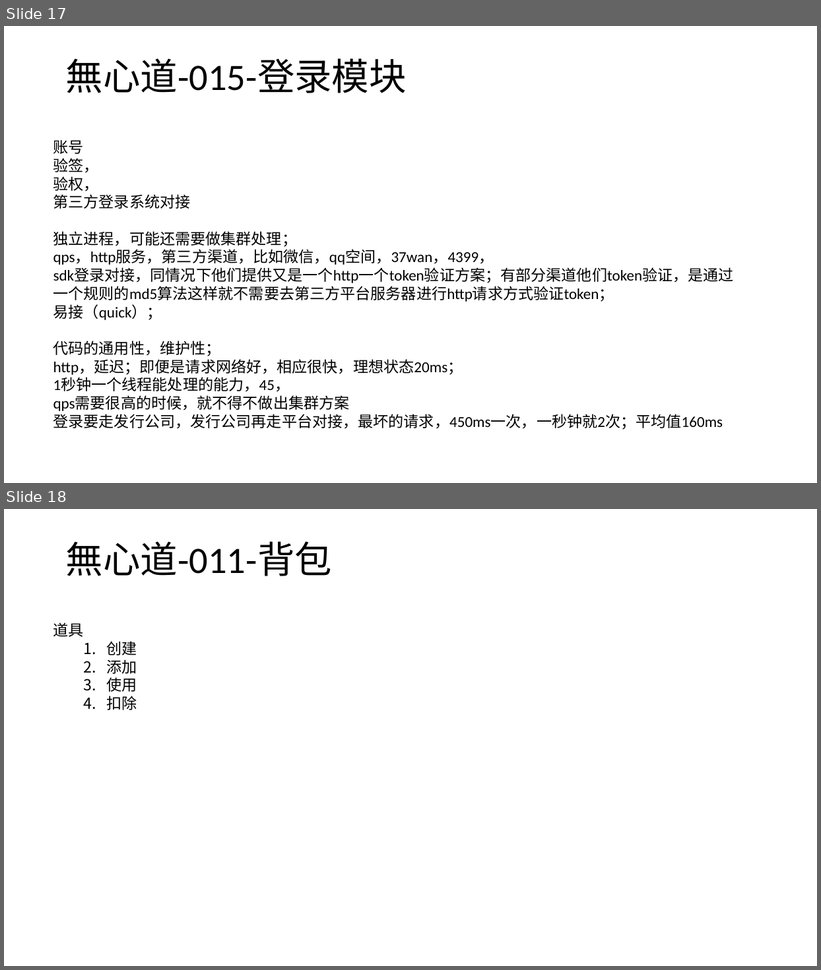
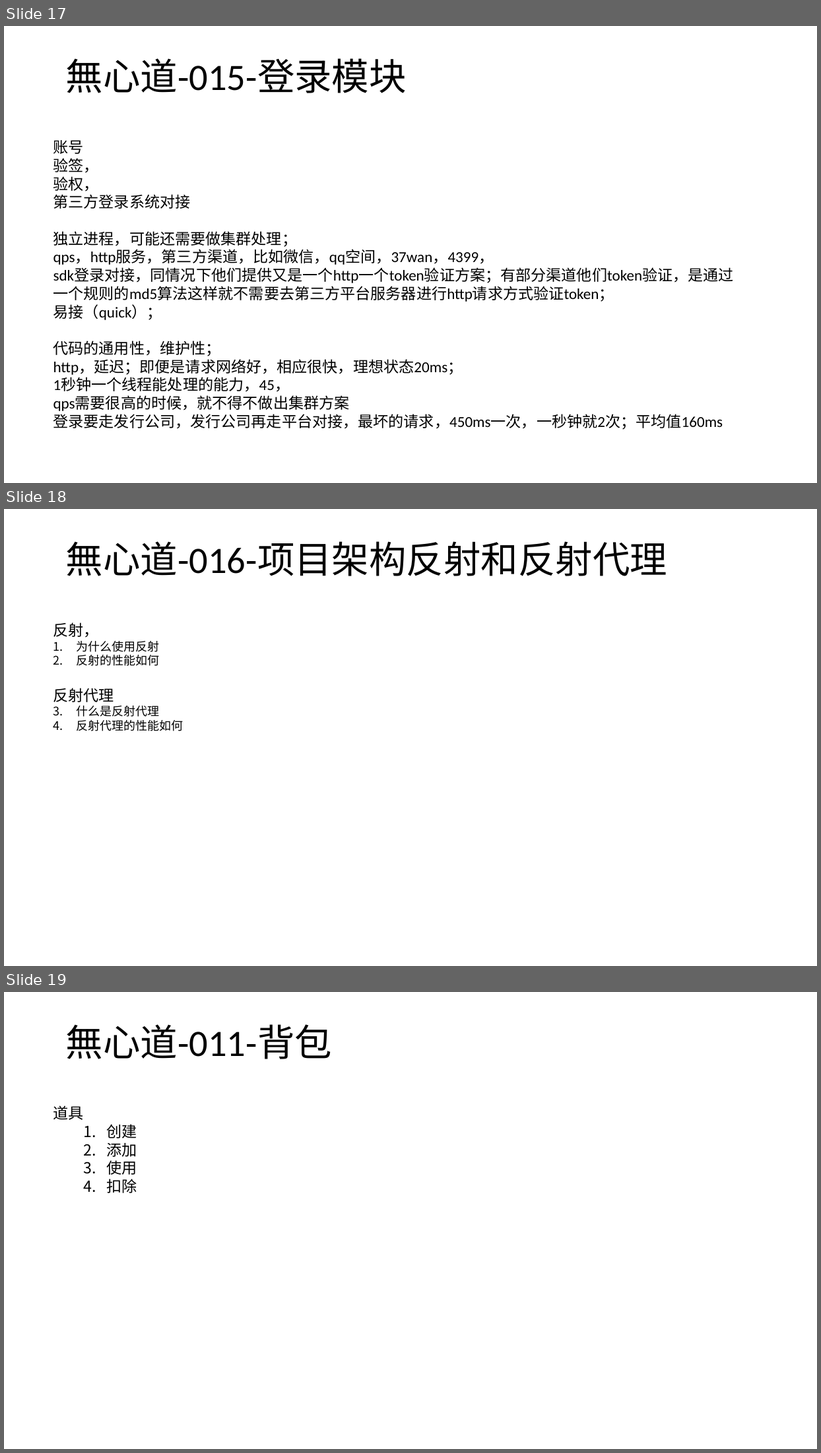
Before and after one commit to wxd-gaming/wxdgaming.spring.boot, a slide deck: 無心道快速开发演示文稿.pptx. Shown one above the other, each under a label of ours: slides 17 and 18 before the commit, slides 17, 18 and 19 after it. The pictures are 821x970 and 821x1453 pixels, drawn with LibreOffice and Linux fonts; fonts in the diff are those of the drawing. Boxes give left, top, right and bottom in pixels: in the first picture for what was removed or moved away, otherwise in the second. Text is boxed around its words. In the diff, an @@ line names an element or a change of style, - is before the commit and + after.

Commit message:
【优化】反射

```diff
--- a/無心道快速开发演示文稿.pptx
+++ b/無心道快速开发演示文稿.pptx
@@ slide 18 added at [4,509,817,966], background #FFFFFF @@
@@ title added at [66,541,667,576], 44 pt, text #000000 @@
+無心道-016-项目架构反射和反射代理
@@ text added at [54,623,183,731], 14 pt, text #000000 @@
+反射，
+1. 为什么使用反射
+2. 反射的性能如何
+反射代理
+1. 什么是反射代理
+2. 反射代理的性能如何
@@ what was slide 18 is now slide 19 @@
```
Also in this commit, not shown: 15 other files.
